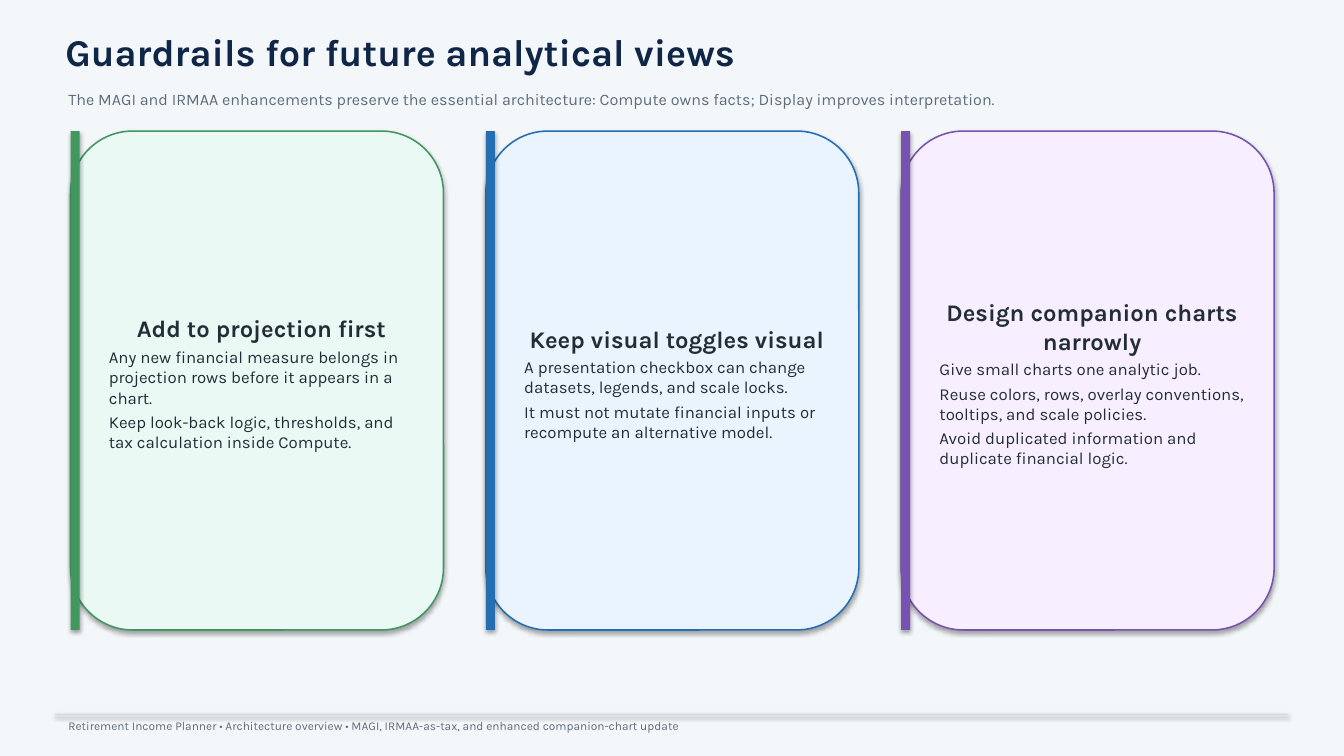
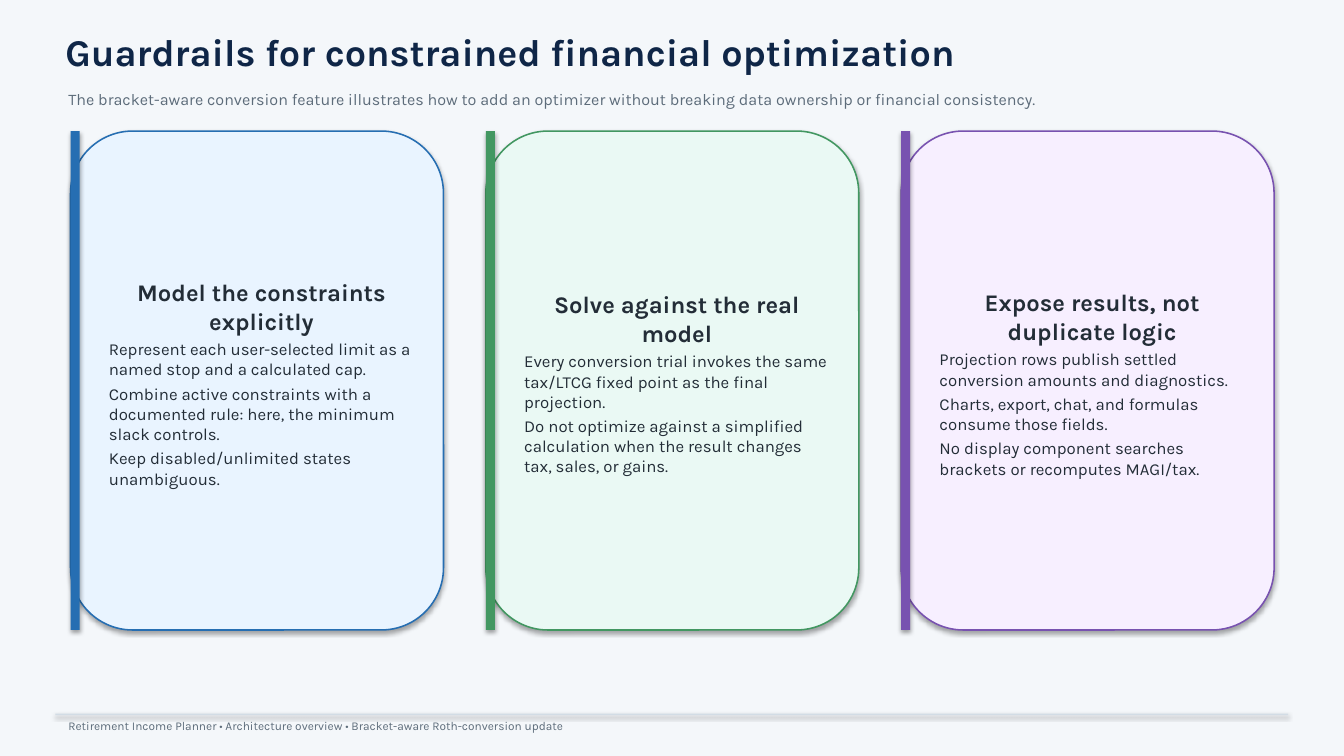
Before and after one commit to howardc64/retirefin, a slide deck: slide 9 of docs/retirement_income_planner_architecture.pptx. Drawn at 1344x756 pixels with LibreOffice and Linux fonts; fonts in the diff are those of the drawing. Boxes give left, top, right and bottom in pixels: in the first picture for what was removed or moved away, otherwise in the second. Text is boxed around its words. In the diff, an @@ line names an element or a change of style, - is before the commit and + after.

```diff
--- a/docs/retirement_income_planner_architecture.pptx
+++ b/docs/retirement_income_planner_architecture.pptx
@@ text at (x1=65, y1=39, x2=954, y2=75): text changed @@
-Guardrails for future analytical views
+Guardrails for constrained financial optimization
@@ text at (x1=68, y1=94, x2=1035, y2=109): text changed @@
-The MAGI and IRMAA enhancements preserve the essential architecture: Compute owns facts; Display improves interpretation.
+The bracket-aware conversion feature illustrates how to add an optimizer without breaking data ownership or financial consistency.
@@ rectangle at (x1=71, y1=131, x2=80, y2=630): fill #429761 to #266EB2 @@
@@ rounded rectangle "Model the constraints explicitly" at (x1=71, y1=131, x2=444, y2=630): fill #EAF9F4 to #E9F4FF; outline #429761 1.1 pt to #266EB2 1.1 pt @@
@@ rectangle at (x1=486, y1=131, x2=495, y2=630): fill #266EB2 to #429761 @@
@@ rounded rectangle "Solve against the real model" at (x1=486, y1=131, x2=859, y2=630): fill #E9F4FF to #EAF9F4; outline #266EB2 1.1 pt to #429761 1.1 pt @@
@@ text in rounded rectangle at (x1=109, y1=284, x2=410, y2=489): text changed @@
-Add to projection first
-Any new financial measure belongs in projection rows before it appears in a chart.
-Keep look-back logic, thresholds, and tax calculation inside Compute.
+Model the constraints explicitly
+Represent each user-selected limit as a named stop and a calculated cap.
+Combine active constraints with a documented rule: here, the minimum slack controls.
+Keep disabled/unlimited states unambiguous.
@@ text in rounded rectangle at (x1=524, y1=296, x2=826, y2=476): text changed @@
-Keep visual toggles visual
-A presentation checkbox can change datasets, legends, and scale locks.
-It must not mutate financial inputs or recompute an alternative model.
+Solve against the real model
+Every conversion trial invokes the same tax/LTCG fixed point as the final projection.
+Do not optimize against a simplified calculation when the result changes tax, sales, or gains.
@@ text in rounded rectangle at (x1=939, y1=294, x2=1228, y2=479): text changed @@
-Design companion charts narrowly
-Give small charts one analytic job.
-Reuse colors, rows, overlay conventions, tooltips, and scale policies.
-Avoid duplicated information and duplicate financial logic.
+Expose results, not duplicate logic
+Projection rows publish settled conversion amounts and diagnostics.
+Charts, export, chat, and formulas consume those fields.
+No display component searches brackets or recomputes MAGI/tax.
@@ text at (x1=68, y1=722, x2=563, y2=733): text changed @@
-Retirement Income Planner • Architecture overview • MAGI, IRMAA-as-tax, and enhanced companion-chart update
+Retirement Income Planner • Architecture overview • Bracket-aware Roth-conversion update
```
Also in this commit, not shown: 2 other slides changed, 6 slides added, 6 slides removed, 15 other files.
